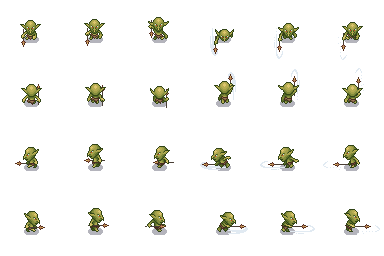
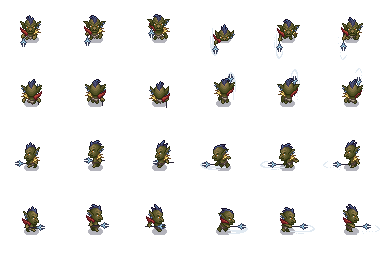
Layer changes from the first w=384, h=256 image to the second:
painted on "head" (1st of 24, in "Walk_attack_front" › "Frame 6") over [342, 17, 363, 37]
painted on "head" (2nd of 24, in "Walk_attack_front" › "Frame 5") over [277, 19, 300, 38]
painted on "head" (3rd of 24, in "Walk_attack_front" › "Frame 4") over [215, 24, 235, 42]
painted on "head" (4th of 24, in "Walk_attack_front" › "Frame 3") over [147, 14, 170, 32]
painted on "head" (5th of 24, in "Walk_attack_front" › "Frame 2") over [83, 15, 106, 35]
painted on "head" (6th of 24, in "Walk_attack_front" › "Frame 1") over [20, 15, 41, 35]
painted on "head" (7th of 24, in "Walk_attack_back" › "Frame 6") over [342, 79, 363, 97]
painted on "head" (8th of 24, in "Walk_attack_back" › "Frame 5") over [277, 78, 300, 95]
painted on "head" (9th of 24, in "Walk_attack_back" › "Frame 4") over [214, 78, 235, 94]
painted on "head" (10th of 24, in "Walk_attack_back" › "Frame 3") over [149, 81, 169, 99]
painted on "head" (11th of 24, in "Walk_attack_back" › "Frame 2") over [85, 79, 106, 96]
painted on "head" (12th of 24, in "Walk_attack_back" › "Frame 1") over [21, 79, 42, 97]
painted on "head" (13th of 24, in "Walk_attack_left" › "Frame 6") over [343, 140, 360, 160]
painted on "head" (15th of 24, in "Walk_attack_left" › "Frame 4") over [211, 144, 229, 162]
painted on "head" (16th of 24, in "Walk_attack_left" › "Frame 3") over [154, 140, 171, 161]
painted on "head" (18th of 24, in "Walk_attack_left" › "Frame 1") over [23, 142, 40, 162]
painted on "head" (19th of 24, in "Walk_attack_right" › "Frame 6") over [343, 204, 360, 224]
painted on "head" (21st of 24, in "Walk_attack_right" › "Frame 4") over [218, 208, 236, 226]
painted on "head" (22nd of 24, in "Walk_attack_right" › "Frame 3") over [148, 204, 165, 225]
painted on "head" (24th of 24, in "Walk_attack_right" › "Frame 1") over [23, 206, 40, 226]
…and 44 more changes (12 added, 32 painted)